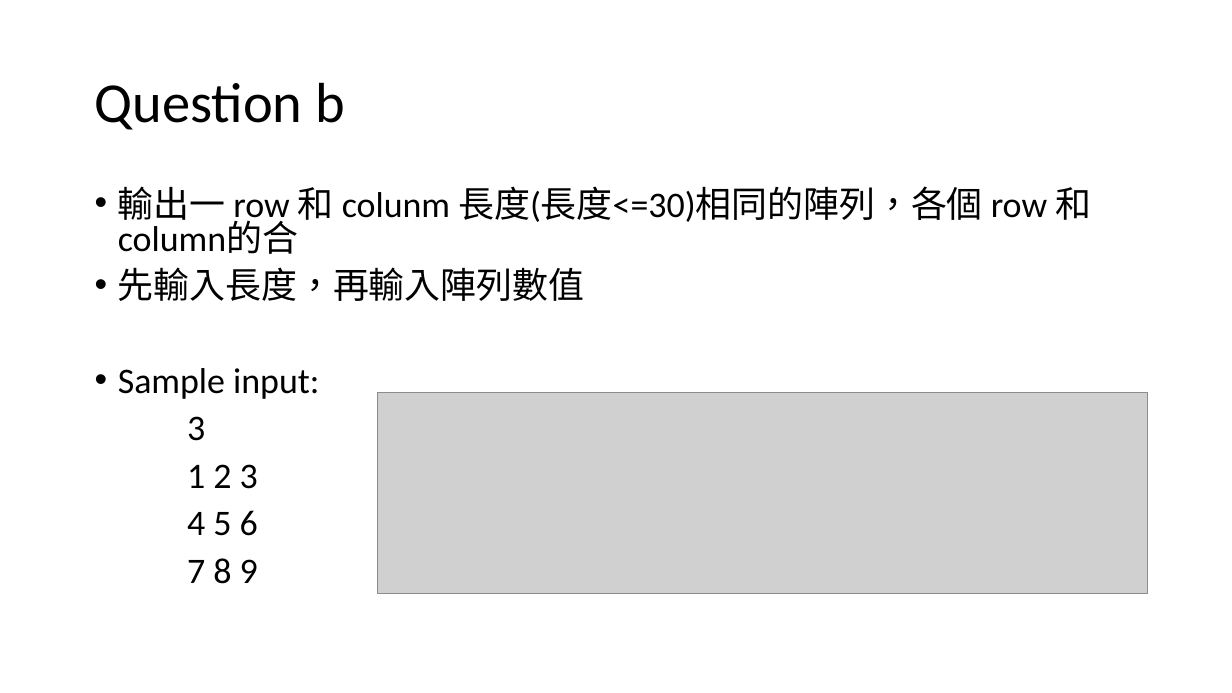
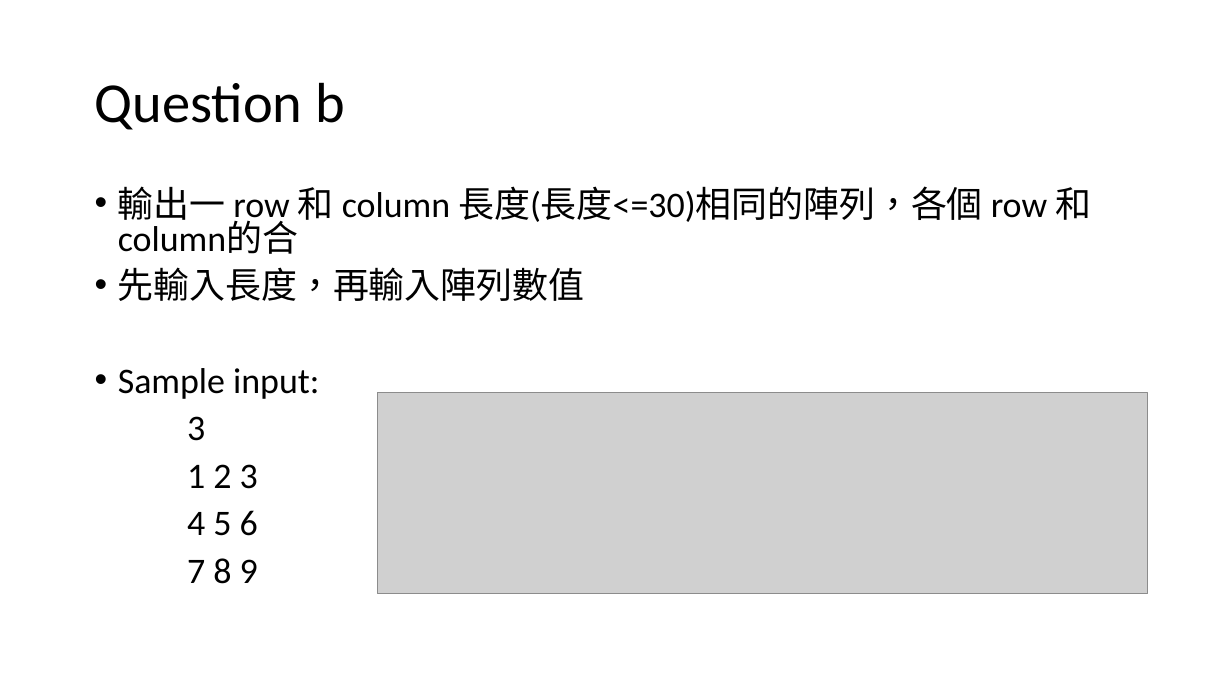
Before and after one commit to TheLurkingCat/Introduction-to-Computers-and-Programming, a slide deck: slide 17 of hw5/hw5.pptx. Drawn at 1232x693 pixels with LibreOffice and Linux fonts; fonts in the diff are those of the drawing; grey boxes stand for pictures. Boxes give left, top, right and bottom in pixels: in the first picture for what was removed or moved away, otherwise in the second. Text is boxed around its words. In the diff, an @@ line names an element or a change of style, - is before the commit and + after.

```diff
--- a/hw5/hw5.pptx
+++ b/hw5/hw5.pptx
@@ text at (x1=118, y1=186, x2=1091, y2=254): text changed @@
-• 輸出一 row 和 colunm 長度(長度<=30)相同的陣列，各個 row 和 column的合
+• 輸出一 row 和 column 長度(長度<=30)相同的陣列，各個 row 和 column的合
```
Also in this commit, not shown: 2 other slides changed, 14 slides added, 3 other files.
